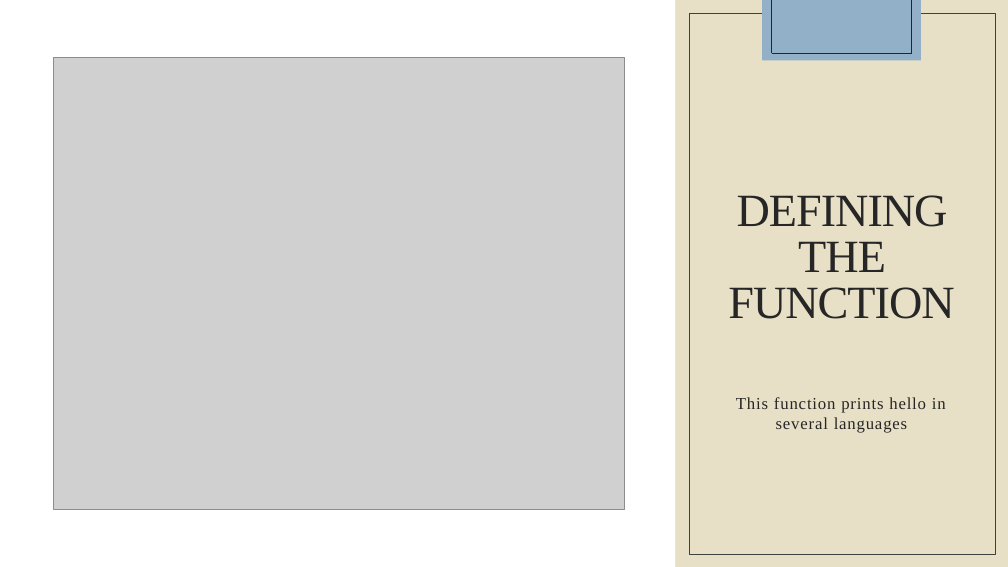
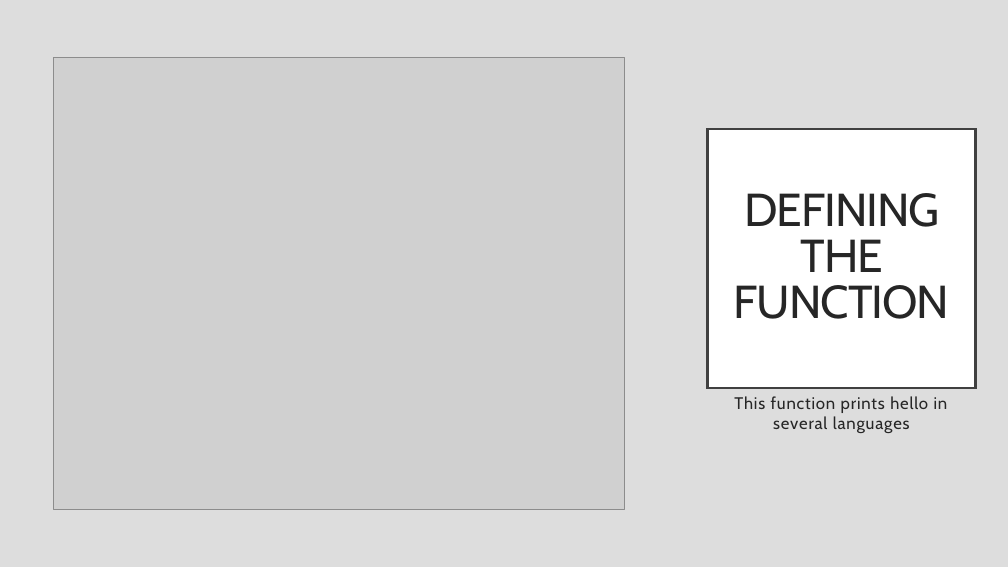
Before and after one commit to rsera/Junior-Knights, a slide deck: slide 7 of Python Day 8 Functions.pptx (slide 6 before the commit). Drawn at 1008x567 pixels with LibreOffice and Linux fonts; fonts in the diff are those of the drawing; grey boxes stand for pictures; background and template pictures are left out. Boxes give left, top, right and bottom in pixels: in the first picture for what was removed or moved away, otherwise in the second. Text is boxed around its words. In the diff, an @@ line names an element or a change of style, - is before the commit and + after.

```diff
--- a/Python Day 8 Functions.pptx
+++ b/Python Day 8 Functions.pptx
@@ background picture (left out) to #DDDDDD @@
@@ rectangle removed at box(0, 0, 1008, 567) @@
@@ rectangle removed at box(0, 0, 675, 567) @@
@@ rectangle removed at box(689, 14, 996, 554) @@
@@ rectangle removed at box(762, 0, 921, 60) @@
@@ line removed from (772, 0) to (772, 53) @@
@@ line removed from (912, 0) to (912, 53) @@
@@ line removed from (772, 53) to (912, 53) @@
@@ rectangle removed at box(108, 105, 900, 461) @@
@@ title "DEFINING THE FUNCTION": place and size @@
-title "DEFINING THE FUNCTION" at box(728, 195, 954, 319)
+title "DEFINING THE FUNCTION" at box(708, 129, 975, 389)
@@ title "DEFINING THE FUNCTION" at box(708, 129, 975, 389): font Times New Roman to Cabin; fill none to #FFFFFF; outline none to #404040 2.5 pt @@
@@ text "This function prints hello in ..." at box(734, 396, 948, 433): font Times New Roman to Cabin @@
```
Also in this commit, not shown: 19 other slides changed, 2 slides added, 13 other files.
